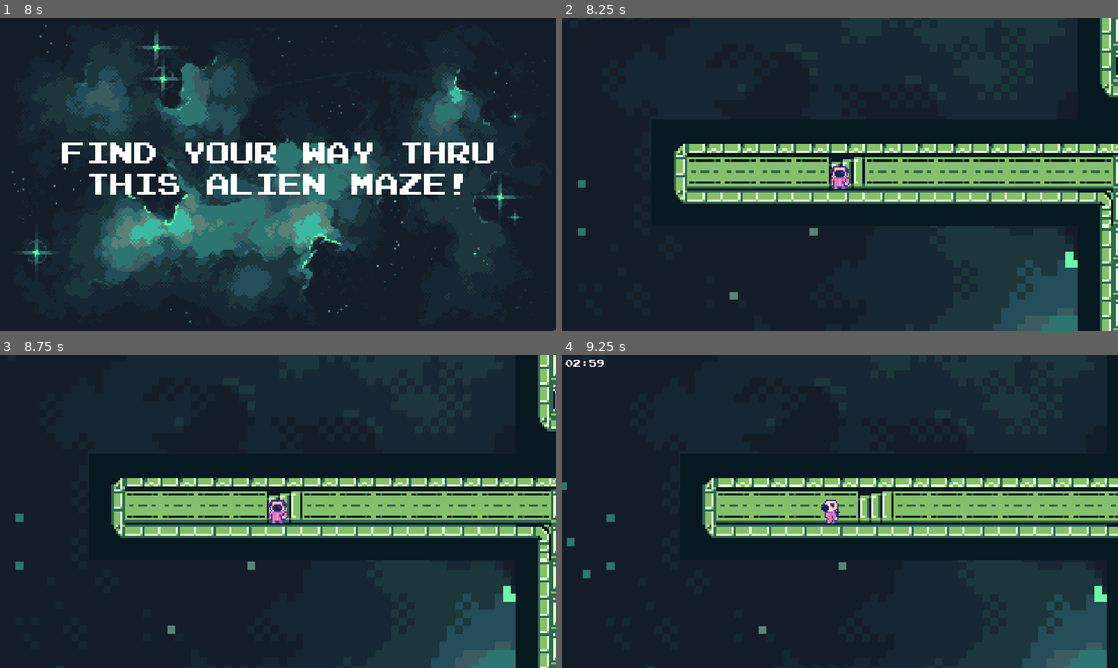
Above: before the commit, frames 1-4 (two rows, left to right).
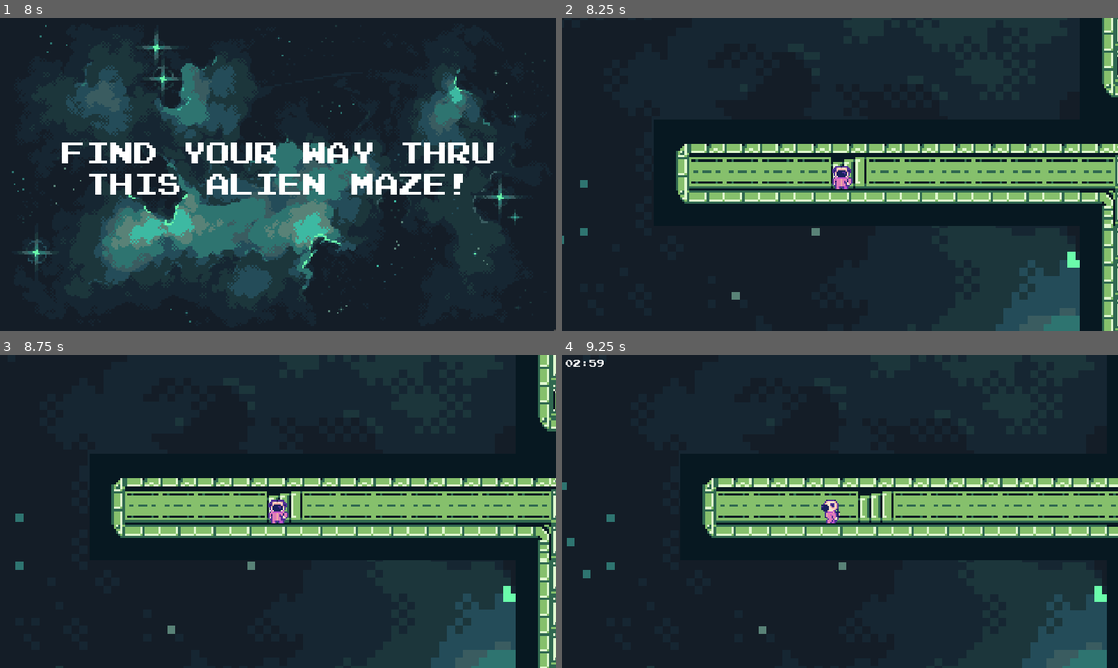
Above: after the commit, the same moments.

Repository: M-a-b-e-l/CISC2540---2D-Game-group-6
Game: Godot game, scene res://Scenes/MazeGame2.tscn
Two runs of this game, one before a commit and one after it. Both use one fixed random seed, a clock stepped at 60 frames per second and the inputs below. This scene is started directly instead of the project's main scene.
Inputs (mouse positions are in pixels of both pictures, inside the frame that each line leads up to):
- Up to frame 1 (8 s): tap Enter at 0.5, 2, 3.5 s; move the mouse to (400, 158) at 0.52 s; hold Right (ui_right) 0.53-1.28 s; click (400, 158) at 0.6 s; tap Space at 1.25, 2.75, 4.25 s; move the mouse to (166, 190) at 1.27 s; hold Down (ui_down) 1.28-2.03 s; click (166, 190) at 1.35 s; move the mouse to (333, 105) at 2.02 s; hold Right (ui_right) 2.03-2.78 s; click (333, 105) at 2.1 s; move the mouse to (250, 237) at 2.77 s; hold Up (ui_up) 2.78-3.53 s; click (250, 237) at 2.85 s; move the mouse to (444, 221) at 3.52 s; hold Left (ui_left) 3.53-5.03 s; click (444, 221) at 3.6 s; move the mouse to (111, 127) at 4.27 s; click (111, 127) at 4.35 s; move the mouse to (305, 174) at 5.02 s; hold Down (ui_down) 5.03-5.78 s; click (305, 174) at 5.1 s; move the mouse to (194, 96) at 5.77 s; hold Right (ui_right) 5.78-6.53 s; click (194, 96) at 5.85 s; move the mouse to (400, 158) at 6.52 s; hold Up (ui_up) 6.53-7.28 s; click (400, 158) at 6.6 s; move the mouse to (166, 190) at 7.27 s; hold Right (ui_right) from 7.28 s (still down); click (166, 190) at 7.35 s
- Up to frame 2 (8.25 s): move the mouse to (895, 105) at 8.02 s; release Right (ui_right) at 8.03 s; hold Down (ui_down) from 8.03 s (still down); click (895, 105) at 8.1 s
- Up to frame 3 (8.75 s): keep holding Down (ui_down)
- Up to frame 4 (9.25 s): move the mouse to (812, 574) at 8.77 s; release Down (ui_down) at 8.78 s; hold Left (ui_left) from 8.78 s (still down); click (812, 574) at 8.85 s

Frame 1 is identical in both runs. In frame 2, 4.3% of the frame differs, in the area x 0-100%, y 0-100%; in frame 3, less than 0.1%; in frame 4, nothing differs.

Commit message:
adding in an element to the maze

Diff:
--- a/group_6_2d_game/Scenes/MazeGame2.tscn
+++ b/group_6_2d_game/Scenes/MazeGame2.tscn
@@ -1,8 +1,11 @@
-[gd_scene load_steps=16 format=4 uid="uid://cicaunitnybt"]
+[gd_scene load_steps=19 format=4 uid="uid://cicaunitnybt"]
 
 [ext_resource type="Script" path="res://Scripts/MazeGame2.gd" id="1_6rlaw"]
 [ext_resource type="Texture2D" uid="uid://d4ld3cn0qvtwa" path="res://Assets/MazeGameBG.png" id="1_rh54l"]
 [ext_resource type="AudioStream" uid="uid://dpp3idaura5ic" path="res://Music/MazeGameBGMTrimmed.mp3" id="2_iqmy7"]
+[ext_resource type="Material" uid="uid://de3oyyie74n04" path="res://Shaders/new_shader_material.tres" id="2_kwwxh"]
+[ext_resource type="Texture2D" uid="uid://bapf0ya0ei78q" path="res://Assets/pngtree-black-ring-png-image_2319165.png" id="3_hfi0c"]
+[ext_resource type="Script" path="res://Scenes/light.gd" id="3_htugq"]
 [ext_resource type="PackedScene" uid="uid://codqmq87vr5pb" path="res://Scenes/Player.tscn" id="3_tigb0"]
 [ext_resource type="FontFile" uid="uid://htx5t07ltj12" path="res://Fonts/Emulogic-zrEw.ttf" id="3_wod7a"]
 [ext_resource type="Texture2D" uid="uid://wrexuv0b4fxn" path="res://Assets/MazeGameTileset.png" id="4_6k5r4"]
@@ -285,7 +288,29 @@
 [node name="MazeGame2" type="Node2D"]
 script = ExtResource("1_6rlaw")
 
+[node name="CanvasLayer" type="CanvasLayer" parent="."]
+layer = 5
+follow_viewport_enabled = true
+
+[node name="TextureRect" type="TextureRect" parent="CanvasLayer"]
+z_index = 10
+material = ExtResource("2_kwwxh")
+anchors_preset = 15
+anchor_right = 1.0
+anchor_bottom = 1.0
+offset_right = 2689.0
+offset_bottom = 1512.0
+grow_horizontal = 2
+grow_vertical = 2
+scale = Vector2(0.3, 0.3)
+mouse_filter = 2
+texture = ExtResource("3_hfi0c")
+stretch_mode = 6
+script = ExtResource("3_htugq")
+player_path = NodePath("../../CharacterBody2D/CollisionShape2D/Player")
+
 [node name="Background" type="Sprite2D" parent="."]
+visible = false
 position = Vector2(576, 324)
 scale = Vector2(1.2, 1.2)
 texture = ExtResource("1_rh54l")
--- /dev/null
+++ b/group_6_2d_game/Scenes/light.gd
@@ -0,0 +1,34 @@
+extends TextureRect
+
+@export var player_path: NodePath
+var player_node = null
+var last_position: Vector2
+var frames_waited = 0
+
+func _ready():
+	if player_path:
+		player_node = get_node(player_path)
+		if player_node:
+			last_position = player_node.global_position
+			print("Found player at: ", last_position)
+			# Force initial material update
+			_update_light_position()
+
+func _process(_delta):
+	frames_waited += 1
+	if frames_waited < 2:  # Wait a couple frames for everything to initialize
+		return
+
+	if player_node and material:
+		_update_light_position()
+
+func _update_light_position():
+	var shader_material = material as ShaderMaterial
+	var rect_pos = global_position
+	var rect_size = size
+	var light_pos_local = (player_node.global_position - rect_pos) / rect_size
+	light_pos_local = Vector2(
+		clamp(light_pos_local.x, 0.0, 1.0),
+		clamp(light_pos_local.y, 0.0, 1.0)
+	)
+	shader_material.set_shader_parameter("light_position", light_pos_local)
--- a/group_6_2d_game/Scripts/MazeGame2.gd
+++ b/group_6_2d_game/Scripts/MazeGame2.gd
@@ -1,22 +1,43 @@
 extends Node2D
 
-# Paths for dead-end areas (adjust these to match your scene structure)
+# Paths for dead-end areas
 @export var dead_end_areas := ["Choices1", "Choices2", "Choices3", "Choices4"]
-# Define player path
 @export var player := "CharacterBody2D"
+
+# Node references
+var player_node: Node2D
 var autoloader_music
 var background_music
 var camera
 var time_remaining = 180  # 3 minutes in seconds
 var timer_label
-
-# Initialize a Timer node at the beginning
+var ready_label  # Add this declaration
+
+# Initialize nodes
 @onready var game_timer = Timer.new()
+@onready var spotlight = $CanvasLayer/TextureRect
 
 func _ready() -> void:
 	print("MazeGame2 _ready() started")
 
-	# Stop autoloader music immediately
+	# Find and set up player node first
+	player_node = find_child("CharacterBody2D", true, false)
+	if player_node:
+		player_node.global_position = Vector2(105, 327)
+		# Set up camera
+		camera = Camera2D.new()
+		player_node.add_child(camera)
+		camera.position_smoothing_enabled = true
+		camera.position_smoothing_speed = 7.0
+		camera.zoom = Vector2(1, 1)
+		camera.limit_left = 0
+		camera.limit_right = 1600
+		camera.limit_top = 0
+		camera.limit_bottom = 600
+		camera.make_current()
+		camera.enabled = true
+
+	# Stop autoloader music
 	autoloader_music = get_node("/root/BgMusic")
 	if autoloader_music:
 		autoloader_music.stop()
@@ -28,144 +49,124 @@
 		background_music.play()
 		print("Started background music")
 
-	# Make the background visible initially
+	# Make background visible initially
 	var background = $Background
 	if background:
 		background.visible = true
 
-	# Hide all nodes except AudioStreamPlayer nodes, Background, and ReadyLabel
+	# Get and set up ReadyLabel first
+	ready_label = $ReadyLabel
+
+	# Hide all nodes except specific ones, but handle CanvasLayer separately
 	for child in get_children():
-		if not (child is AudioStreamPlayer or child.name == "ReadyLabel" or child.name == "Background" or child.name == "InstructionLabel"):
+		if child is CanvasLayer:
+			child.visible = true
+			continue
+		if not (child is AudioStreamPlayer or child == ready_label
+				or child.name == "Background" or child.name == "InstructionLabel"):
 			child.visible = false
 
-	# Show only ReadyLabel
-	var ready_label = $ReadyLabel
+	# Show ReadyLabel
 	if ready_label:
 		ready_label.visible = true
 		ready_label.text = "Ready?"
 
-	# Hide Game Over container initially
-	var game_over_container = $GameOverContainer
-	if game_over_container:
-		game_over_container.visible = false
-
-	# Hide Game2Beat label initially
-	var game2beat = $Game2Beat
-	if game2beat:
-		game2beat.visible = false  # Hide Game2Beat at the start
-
-	# Create camera with initial settings
-	var player_node = find_child("CharacterBody2D", true, false)
-	if player_node:
-		player_node.global_position = Vector2(105, 327)
-		camera = Camera2D.new()
-		camera.enabled = true  # Enable for the ready screen
-		camera.zoom = Vector2(1, 1)  # Zoomed out view
-		camera.limit_left = 100      # Adjust these values
-		camera.limit_right = 1152     # to match your maze boundaries
-		camera.limit_top = 0       # and prevent seeing grey space
-		camera.limit_bottom = 600
-		player_node.add_child(camera)
-		camera.make_current()
-
-	# Wait for 3 seconds before starting the game
+	# Hide specific containers
+	if $GameOverContainer:
+		$GameOverContainer.visible = false
+	if $Game2Beat:
+		$Game2Beat.visible = false
+
+	# Set up spotlight
+	var canvas_layer = $CanvasLayer
+	if canvas_layer:
+		spotlight = canvas_layer.get_node("TextureRect")
+		if spotlight and player_node:
+			spotlight.visible = true
+			spotlight.z_index = 100
+			spotlight.set("player_path", spotlight.get_path_to(player_node))
+
+	# Start game sequence
 	await get_tree().create_timer(3.0).timeout
 
-				# Show InstructionLabel for 5 seconds after ReadyLabel
+	# Show instruction label
 	var instruction_label = $InstructionLabel
 	if instruction_label:
-		instruction_label.visible = false  # Initially hidden
-		instruction_label.visible = true  # Show the InstructionLabel
-
+		instruction_label.visible = true
 	if ready_label:
 		ready_label.visible = false
 
-	await get_tree().create_timer(5.0).timeout  # Wait for 5 seconds
-
-	# Start the game after the countdown
+	await get_tree().create_timer(5.0).timeout
 	start_game()
 
 func start_game():
 
-	# Hide the InstructionLabel at the start of the game
-	var instruction_label = $InstructionLabel
-	if instruction_label:
-		instruction_label.visible = false
-		instruction_label.z_index = -1  # Set z-index to -1
-
-		# Hide the ReadyLabel
-	var ready_label = $ReadyLabel
-	if ready_label:
-		ready_label.visible = false
-
-	# Hide Game Over container and label during gameplay
-	var game_over_container = $GameOverContainer
-	if game_over_container:
-		game_over_container.visible = false
-
-	# Hide Game2Beat label initially
-	var game2beat = $Game2Beat
-	if game2beat:
-		game2beat.visible = false  # Hide Game2Beat at the start
-
-	var game_over_label = $GameOverContainer/DeadEndLabel  # Get the GameOverLabel node
-	if game_over_label:
-		game_over_label.visible = false
-
-	# Show everything again except GameOverContainer and AudioStreamPlayer nodes
+	# Hide instruction and ready labels
+	if $InstructionLabel:
+		$InstructionLabel.visible = false
+		$InstructionLabel.z_index = -1
+	if $ReadyLabel:
+		$ReadyLabel.visible = false
+
+	# Hide game over elements
+	if $GameOverContainer:
+		$GameOverContainer.visible = false
+	if $Game2Beat:
+		$Game2Beat.visible = false
+	if $GameOverContainer/DeadEndLabel:
+		$GameOverContainer/DeadEndLabel.visible = false
+
 	for child in get_children():
-		if not (child is AudioStreamPlayer or child.name == "GameOverContainer" or child.name == "DeadEndLabel"):
+		if not (child is AudioStreamPlayer or child.name == "GameOverContainer"
+				or child.name == "DeadEndLabel"):
 			child.visible = true
 
-	# Set up the camera for gameplay
-	var player_node = find_child("CharacterBody2D", true, false)
+	# Ensure CanvasLayer and TextureRect stay visible
+		if child is CanvasLayer:
+			child.visible = true
+			if spotlight:
+				spotlight.visible = true
+			else:
+				print("Warning: TextureRect not found within CanvasLayer")
+
+	# Set up gameplay camera
 	if player_node and camera:
+		camera.zoom = Vector2(4.6, 4.6)
 		camera.position_smoothing_enabled = true
 		camera.position_smoothing_speed = 7.0
 		camera.limit_left = 0
 		camera.limit_right = 1600
 		camera.limit_top = 0
 		camera.limit_bottom = 600
-		camera.zoom = Vector2(4.6, 4.6)  # Zoom in for gameplay
-
-	# Initialize the timer and start the countdown
+		camera.make_current()
+
+	# Set up timer
 	timer_label = $Timer/TimerLabel
 	var custom_font = load("res://Fonts/Emulogic-zrEw.ttf")
-
 	if timer_label and custom_font:
 		timer_label.add_theme_font_override("font", custom_font)
-	else:
-		print("Failed to load either TimerLabel or the custom font.")
-
-	# Setup the timer
-	add_child(game_timer)  # Add timer to scene
+
+	# Initialize game timer
+	add_child(game_timer)
 	game_timer.wait_time = 1.0
 	game_timer.timeout.connect(_on_timer_tick)
 	game_timer.start()
 
-	# Connect the ending area signal
+	# Connect area signals
 	var ending_area = $Ending/Area2D
 	if ending_area:
-		ending_area.body_entered.connect(_on_ending_entered)
-		print("Connected ending area signal")
-	else:
-		print("WARNING: Ending/Area2D not found!")
-
-	# Connect dead-end areas to trigger a transport to the beg. of the game
-	print("Searching for dead-end areas...")
+		if !ending_area.body_entered.is_connected(_on_ending_entered):
+			ending_area.body_entered.connect(_on_ending_entered)
+			print("Connected ending area signal")
+
+	# Connect dead-end areas
 	for area_name in dead_end_areas:
 		var choice_area = get_node_or_null(area_name + "/Area2D")
-		if choice_area:
-			print("Found area: ", area_name)
-			if !choice_area.body_entered.is_connected(Callable(self, "_on_dead_end_entered")):
-				choice_area.body_entered.connect(_on_dead_end_entered)
-				print("Connected signal for: ", area_name)
-		else:
-			print("Warning: Dead-end area not found:", area_name)
-
-# Called when the player enters the ending area
+		if choice_area and !choice_area.body_entered.is_connected(_on_dead_end_entered):
+			choice_area.body_entered.connect(_on_dead_end_entered)
+			print("Connected signal for: ", area_name)
+
 func _on_ending_entered(body: Node2D) -> void:
-	var player_node = find_child(player, true, false)
 	if body == player_node:
 		# Hide everything except AudioStreamPlayer nodes
 		for child in get_children():
@@ -173,35 +174,34 @@
 				child.visible = false
 
 		# Explicitly hide ReadyLabel if it exists
-		var ready_label = $ReadyLabel  # Ensure this path is correct for your ReadyLabel
 		if ready_label:
-			ready_label.visible = false  # Hide the ReadyLabel explicitly
-
-		# Reset camera to Game Over view if necessary
+			ready_label.visible = false
+
+		# Reset camera to Game Over view
 		if camera:
-			camera.zoom = Vector2(1, 1)  # Zoomed out view
-			camera.limit_left = 100      # Adjust these values
-			camera.limit_right = 1152    # to match your maze boundaries
-			camera.limit_top = 0         # and prevent seeing grey space
+			camera.zoom = Vector2(1, 1)
+			camera.limit_left = 100
+			camera.limit_right = 1152
+			camera.limit_top = 0
 			camera.limit_bottom = 600
-			camera.make_current()  # Ensure this camera is the current one
+			camera.make_current()
 
 		# Ensure background is visible
-		var background = $Background  # Adjust this path to your background node's path
+		var background = $Background
 		if background:
 			background.visible = true
 
-		# Show Game2Beat label and set its z-index back to 1
+		# Show Game2Beat label and set its z-index
 		var game2beat = $Game2Beat
 		if game2beat:
 			game2beat.visible = true
-			game2beat.z_index = 1  # Set z-index back to 1
-
-		# Wait for 2 seconds then change scene
+			game2beat.z_index = 1
+
+		# Wait then change scene
 		await get_tree().create_timer(3.0).timeout
 		GlobalState.daBool2 = true
 
-		# Stop minigame music and start main music
+		# Handle music transition
 		if background_music.playing:
 			background_music.stop()
 		if autoloader_music and not autoloader_music.playing:
@@ -210,10 +210,8 @@
 		get_tree().change_scene_to_file("res://Scenes/main_scene.tscn")
 		GlobalState.player_position = Vector2(613, 490)
 
-# Called when the player enters a dead-end area
 func _on_dead_end_entered(body: Node2D) -> void:
 	print("Dead end area entered by: ", body)
-	var player_node = find_child(player, true, false)
 	if body == player_node:
 		print("Player entered dead-end area! Showing GameOver options...")
 
@@ -240,51 +238,45 @@
 			time_up_label.visible = false
 
 			# Connect button signals if not already connected
-			if !retry_button.is_connected("pressed", Callable(self, "_on_retry_pressed")):
-				retry_button.pressed.connect(Callable(self, "_on_retry_pressed"))
-			if !main_menu_button.is_connected("pressed", Callable(self, "_on_main_menu_pressed")):
-				main_menu_button.pressed.connect(Callable(self, "_on_main_menu_pressed"))
-
-		# Reset camera settings to show everything
+			if !retry_button.pressed.is_connected(_on_retry_pressed):
+				retry_button.pressed.connect(_on_retry_pressed)
+			if !main_menu_button.pressed.is_connected(_on_main_menu_pressed):
+				main_menu_button.pressed.connect(_on_main_menu_pressed)
+
+		# Reset camera settings
 		if camera:
-			camera.zoom = Vector2(1, 1)  # Zoomed out view
-			camera.limit_left = 100      # Adjust these values
-			camera.limit_right = 1152     # to match your maze boundaries
-			camera.limit_top = 0       # and prevent seeing grey space
+			camera.zoom = Vector2(1, 1)
+			camera.limit_left = 100
+			camera.limit_right = 1152
+			camera.limit_top = 0
 			camera.limit_bottom = 600
-			camera.make_current()  # Ensure this camera is the current one
-
-# Function to reset the minigame
+			camera.make_current()
+
 func _on_retry_pressed() -> void:
 	print("Retrying minigame...")
-	get_tree().change_scene_to_file("res://Scenes/MazeGame2.tscn")  # Reload the same scene
-
-# Function to go to the main menu
+	get_tree().change_scene_to_file("res://Scenes/MazeGame2.tscn")
+
 func _on_main_menu_pressed() -> void:
 	print("Going to Main Map...")
-
-	# Play autoload music immediately
 	if autoloader_music:
 		autoloader_music.play()
 		print("Playing autoloader music")
-
-	get_tree().change_scene_to_file("res://Scenes/main_scene.tscn")  # Change to main scene
+	get_tree().change_scene_to_file("res://Scenes/main_scene.tscn")
 	GlobalState.player_position = Vector2(550, 360)
 
-# Countdown timer tick function
 func _on_timer_tick():
 	time_remaining -= 1
-
 	if time_remaining < 0:
-		time_remaining = 0  # Prevent negative values
-	# Update the timer label
+		time_remaining = 0
+
+	# Update timer label
 	var minutes = int(time_remaining / 60)
-	var seconds = time_remaining % 60    # Modulus to get remaining seconds
+	var seconds = time_remaining % 60
 	timer_label.text = "%02d:%02d" % [minutes, seconds]
 
-	# Change color to red in final 30 seconds
+	# Change color in final 30 seconds
 	if time_remaining <= 30:
-		timer_label.modulate = Color(1, 0, 0)  # Set color to red
+		timer_label.modulate = Color(1, 0, 0)
 
 	# End game if timer reaches zero
 	if time_remaining <= 0:
@@ -295,39 +287,39 @@
 	if game_timer:
 		game_timer.stop()
 
-		# Hide everything except background and GameOverContainer
-		for child in get_children():
-			if child is Node2D or child is Control:
-				if not (child is AudioStreamPlayer or child.name == "Background" or child.name == "GameOverContainer"):
-					child.visible = false
-
-		# Show GameOverContainer and its buttons
-		var game_over_container = $GameOverContainer
-		if game_over_container:
-			game_over_container.visible = true
-
-			# Show retry and main menu buttons
-			var retry_button = game_over_container.get_node("RetryButton")
-			var main_menu_button = game_over_container.get_node("MainMenuButton")
-			var game_over_label = game_over_container.get_node("DeadEndLabel")
-			var time_up_label = game_over_container.get_node("TimeUpLabel")
-
-			retry_button.visible = true
-			main_menu_button.visible = true
-			game_over_label.visible = false
-			time_up_label.visible = true
-
-			# Connect button signals if not already connected
-			if !retry_button.is_connected("pressed", Callable(self, "_on_retry_pressed")):
-				retry_button.pressed.connect(Callable(self, "_on_retry_pressed"))
-			if !main_menu_button.is_connected("pressed", Callable(self, "_on_main_menu_pressed")):
-				main_menu_button.pressed.connect(Callable(self, "_on_main_menu_pressed"))
-
-		# Reset camera settings to show everything
-		if camera:
-			camera.zoom = Vector2(1, 1)  # Zoomed out view
-			camera.limit_left = 100      # Adjust these values
-			camera.limit_right = 1152     # to match your maze boundaries
-			camera.limit_top = 0       # and prevent seeing grey space
-			camera.limit_bottom = 600
-			camera.make_current()  # Ensure this camera is the current one
+	# Hide everything except background and GameOverContainer
+	for child in get_children():
+		if child is Node2D or child is Control:
+			if not (child is AudioStreamPlayer or child.name == "Background" or child.name == "GameOverContainer"):
+				child.visible = false
+
+	# Show GameOverContainer and its buttons
+	var game_over_container = $GameOverContainer
+	if game_over_container:
+		game_over_container.visible = true
+
+		# Show retry and main menu buttons
+		var retry_button = game_over_container.get_node("RetryButton")
+		var main_menu_button = game_over_container.get_node("MainMenuButton")
+		var game_over_label = game_over_container.get_node("DeadEndLabel")
+		var time_up_label = game_over_container.get_node("TimeUpLabel")
+
+		retry_button.visible = true
+		main_menu_button.visible = true
+		game_over_label.visible = false
+		time_up_label.visible = true
+
+		# Connect button signals if not already connected
+		if !retry_button.pressed.is_connected(_on_retry_pressed):
+			retry_button.pressed.connect(_on_retry_pressed)
+		if !main_menu_button.pressed.is_connected(_on_main_menu_pressed):
+			main_menu_button.pressed.connect(_on_main_menu_pressed)
+
+	# Reset camera settings
+	if camera:
+		camera.zoom = Vector2(1, 1)
+		camera.limit_left = 100
+		camera.limit_right = 1152
+		camera.limit_top = 0
+		camera.limit_bottom = 600
+		camera.make_current()
--- a/group_6_2d_game/Shaders/circle.gdshader
+++ b/group_6_2d_game/Shaders/circle.gdshader
@@ -1,14 +1,19 @@
-shader_type spatial;
-
-void vertex() {
-	// Called for every vertex the material is visible on.
-}
+shader_type canvas_item;
+uniform vec2 light_position = vec2(0.5, 0.5);
+uniform float light_radius = 0.045;
+uniform float edge_falloff = 0.01;
 
 void fragment() {
-	// Called for every pixel the material is visible on.
+    // Get the aspect ratio to correct the circle shape
+    vec2 aspect_ratio = vec2(1.0, TEXTURE_PIXEL_SIZE.x/TEXTURE_PIXEL_SIZE.y);
+
+    // Apply aspect ratio correction to UV coordinates
+    vec2 uv_aspect = (UV - light_position) * aspect_ratio;
+
+    // Calculate distance with aspect ratio correction
+    float dist = length(uv_aspect);
+
+    float alpha = 1.0 - smoothstep(light_radius, light_radius - edge_falloff, dist);
+    vec4 darkness_color = vec4(0.0, 0.0, 0.0, alpha);
+    COLOR = darkness_color;
 }
-
-//void light() {
-	// Called for every pixel for every light affecting the material.
-	// Uncomment to replace the default light processing function with this one.
-//}
--- a/group_6_2d_game/Shaders/new_shader_material.tres
+++ b/group_6_2d_game/Shaders/new_shader_material.tres
@@ -1,3 +1,10 @@
-[gd_resource type="ShaderMaterial" format=3 uid="uid://de3oyyie74n04"]
+[gd_resource type="ShaderMaterial" load_steps=2 format=3 uid="uid://de3oyyie74n04"]
+
+[ext_resource type="Shader" path="res://Shaders/circle.gdshader" id="1_t3u6x"]
 
 [resource]
+shader = ExtResource("1_t3u6x")
+shader_parameter/light_position = null
+shader_parameter/light_radius = 150.0
+shader_parameter/edge_falloff = 50.0
+shader_parameter/screen_size = null
Binary file added: group_6_2d_game/Assets/b7ac75adefa65d9f5f91e07ea4f4dfd0.png
Not shown, added: group_6_2d_game/Assets/b7ac75adefa65d9f5f91e07ea4f4dfd0.png.import
Binary file added: group_6_2d_game/Assets/pngtree-black-ring-png-image_2319165.png
Not shown, added: group_6_2d_game/Assets/pngtree-black-ring-png-image_2319165.png.import
